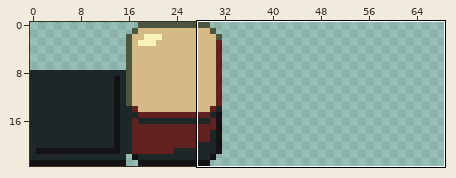
One commit to this sprite sheet: gfx/static_tile.png. The first picture is a wide view before the edit; the outline marks the close-up.
Close-up. First the earlier version:
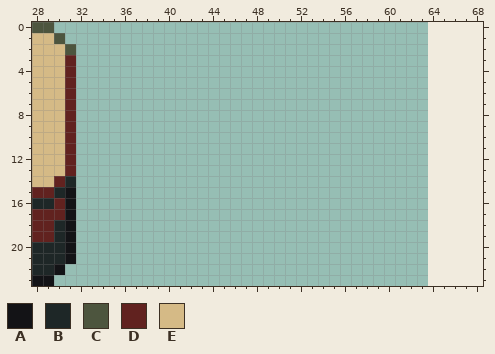
The file is 64x24 pixels. Shown: x 28..68, y 0..23. The old version is drawn lined up with the new one, on the new canvas. The wide view leaves out empty margins.
Palette (. is transparent): A #131316  B #1e2727  C #4d553e  D #61221f  E #d5ba86
Pixels before, first column x 28:
 0 CC..
 1 EEC.
 2 EEEC
 3 EEED
 4 EEED
 5 EEED
 6 EEED
 7 EEED
 8 EEED
 9 EEED
10 EEED
11 EEED
12 EEED
13 EEED
14 EEDB
15 DDBA
16 BBDA
17 DDDA
18 DDBA
19 DDBA
20 BBBA
21 BBBA
22 BBA.
23 AA..
And afterwards:
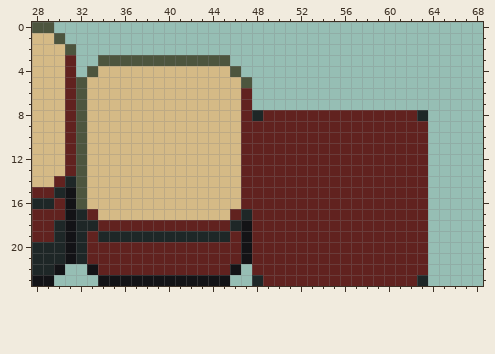
Diff:
canvas 64x24 -> 128x24
Changed rows in their new state; - is an unchanged pixel.
first column x 32:
 3 --CCCCCCCCCCCC------------------
 4 -CEEEEEEEEEEEEC-----------------
 5 CEEEEEEEEEEEEEEC----------------
 6 CEEEEEEEEEEEEEED----------------
 7 CEEEEEEEEEEEEEED----------------
 8 CEEEEEEEEEEEEEEDBDDDDDDDDDDDDDDB
 9 CEEEEEEEEEEEEEEDDDDDDDDDDDDDDDDD
10 CEEEEEEEEEEEEEEDDDDDDDDDDDDDDDDD
11 CEEEEEEEEEEEEEEDDDDDDDDDDDDDDDDD
12 CEEEEEEEEEEEEEEDDDDDDDDDDDDDDDDD
13 CEEEEEEEEEEEEEEDDDDDDDDDDDDDDDDD
14 CEEEEEEEEEEEEEEDDDDDDDDDDDDDDDDD
15 CEEEEEEEEEEEEEEDDDDDDDDDDDDDDDDD
16 CEEEEEEEEEEEEEEDDDDDDDDDDDDDDDDD
17 BDEEEEEEEEEEEEDBDDDDDDDDDDDDDDDD
18 BBDDDDDDDDDDDDBADDDDDDDDDDDDDDDD
19 BDBBBBBBBBBBBBDADDDDDDDDDDDDDDDD
20 BDDDDDDDDDDDDDDADDDDDDDDDDDDDDDD
21 BDDDDDDDDDDDDDDADDDDDDDDDDDDDDDD
22 -ADDDDDDDDDDDDA-DDDDDDDDDDDDDDDD
23 --AAAAAAAAAAAA--BDDDDDDDDDDDDDDB
Changed places in both close-ups, as pixel boxes (x1, y1, x2, y2):
added: (76, 55, 428, 286)
